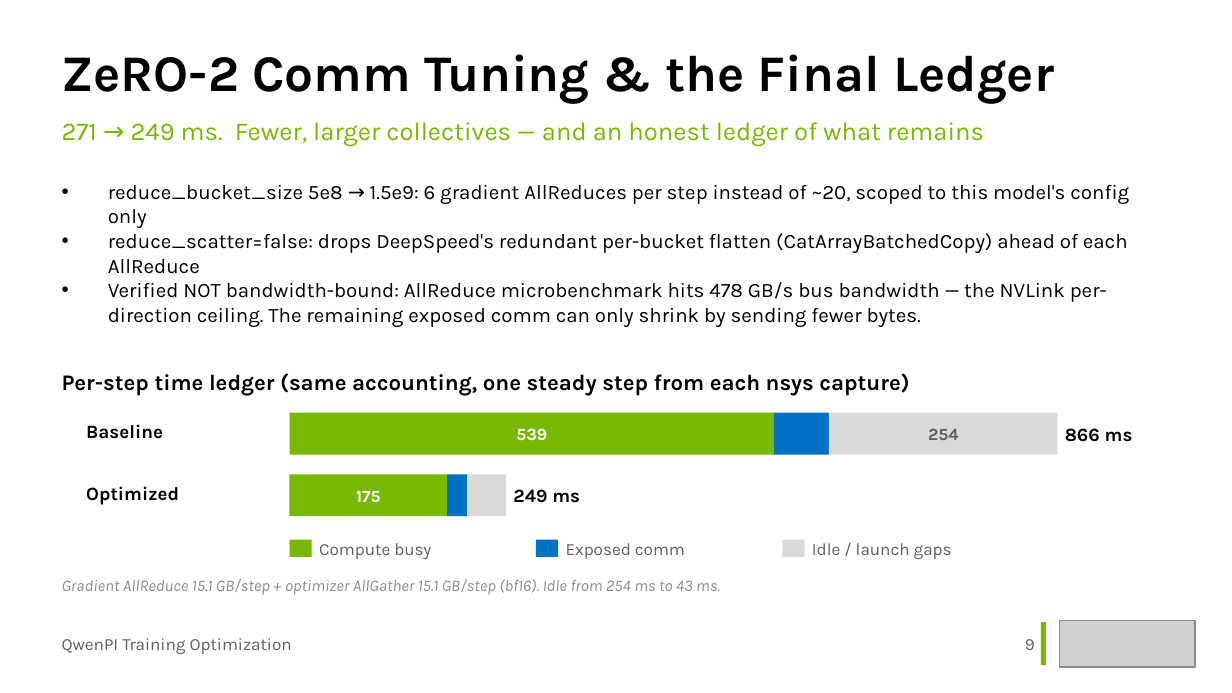
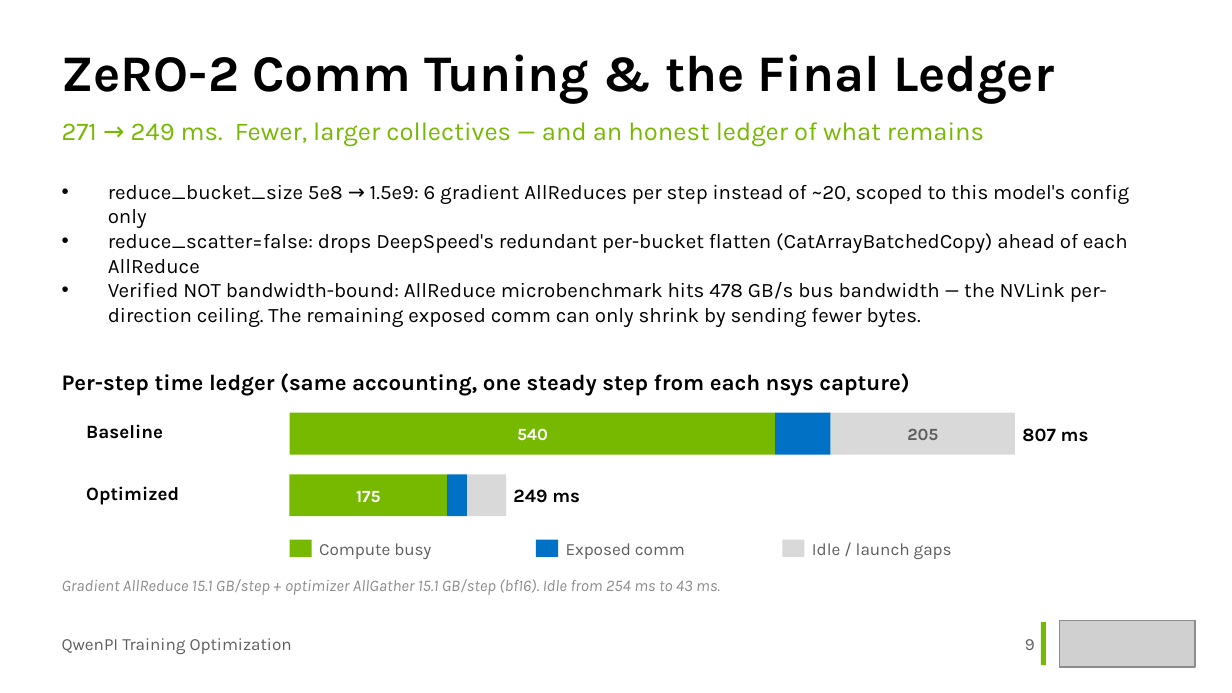
Before and after one commit to Holworth/starVLA, a slide deck: slide 9 of docs/slides/qwenpi-optimization.pptx. Drawn at 1232x693 pixels with LibreOffice and Linux fonts; fonts in the diff are those of the drawing; grey boxes stand for pictures. Boxes give left, top, right and bottom in pixels: in the first picture for what was removed or moved away, otherwise in the second. Text is boxed around its words. In the diff, an @@ line names an element or a change of style, - is before the commit and + after.

```diff
--- a/docs/slides/qwenpi-optimization.pptx
+++ b/docs/slides/qwenpi-optimization.pptx
@@ rectangle: place and size @@
-rectangle at [829,413,1057,455]
+rectangle at [830,413,1015,455]
@@ text at [517,428,548,441]: text changed @@
-539
+540
@@ text at [907,429,938,440]: text changed @@
-254
+205
@@ text at [1022,428,1089,442]: text changed @@
-866 ms
+807 ms
```
Also in this commit, not shown: 1 other slide changed, 1 other file.
